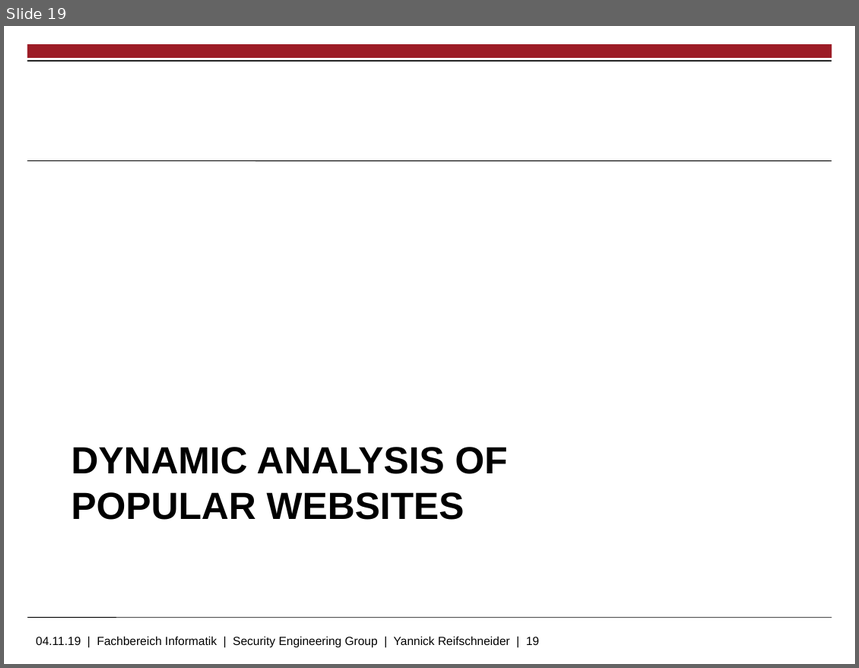
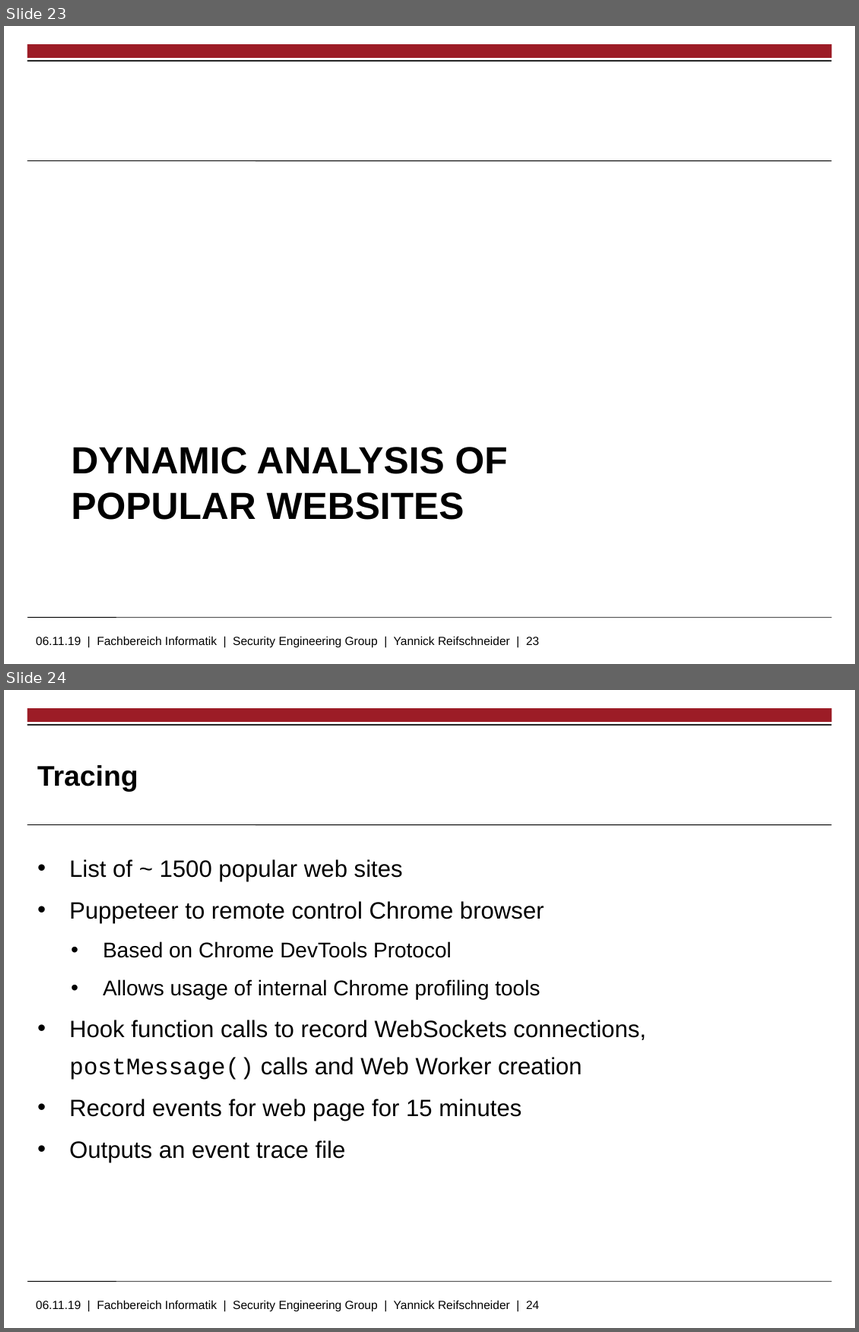
Before and after one commit to skidr0w/background-execution, a slide deck: thesis/slides.pptx. Shown one above the other, each under a label of ours: slide 19 before the commit, slides 23 and 24 after it. The pictures are 859x668 and 859x1332 pixels, drawn with LibreOffice and Linux fonts; fonts in the diff are those of the drawing; background and template pictures are left out. Boxes give left, top, right and bottom in pixels: in the first picture for what was removed or moved away, otherwise in the second. Text is boxed around its words. In the diff, an @@ line names an element or a change of style, - is before the commit and + after.

```diff
--- a/thesis/slides.pptx
+++ b/thesis/slides.pptx
@@ slide 24 added at (4,690,855,1328), background #FFFFFF; not listed: 5 template elements that a slide beside it also shows @@
@@ title added at (37,765,139,791), 24 pt, text #000000, bold @@
+Tracing
@@ text added at (69,859,646,1163), 20 pt, text #000000 @@
+• List of ~ 1500 popular web sites
+• Puppeteer to remote control Chrome browser
+    • Based on Chrome DevTools Protocol
+    • Allows usage of internal Chrome profiling tools
+  • Hook function calls to record WebSockets connections, postMessage() calls and Web Worker creation
+  • Record events for web page for 15 minutes
+  • Outputs an event trace file
@@ what was slide 19 is now slide 23 @@
@@ text at (36,636,539,648): text changed @@
-04.11.19 | Fachbereich Informatik | Security Engineering Group | Yannick Reifschneider | 19
+06.11.19 | Fachbereich Informatik | Security Engineering Group | Yannick Reifschneider | 23
```
Also in this commit, not shown: 8 slides changed, 7 other slides added, 2 slides removed.
